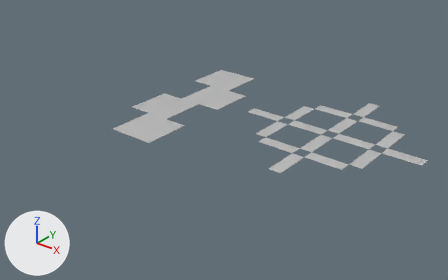
Before and after pictures for a commit that changed the FBX model Assets/Game/Models/Environment/Walls/Holo/Mesh_HoloWalls.fbx.
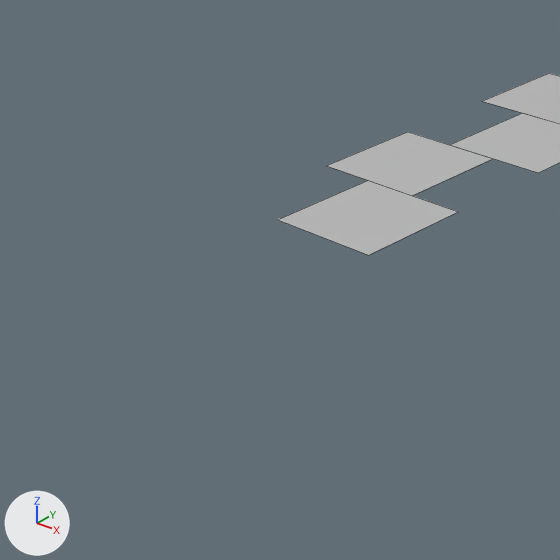
There are two pictures of each version: one whole from a 50 mm lens placed at (21.78, -18.4, 10.13), pointed at (8.95, -2.36, 0.19), one close up on the part from 0% to 50% of the width and 14% to 95% of the height. Arrows for +X, +Y and +Z are at lower left; the lights stay in place. The close-ups show mesh edges as thin lines. Where no turn or scale is listed for an object, it has been applied to the vertices.

In view in the first close-up: 'Holo_Walk'.
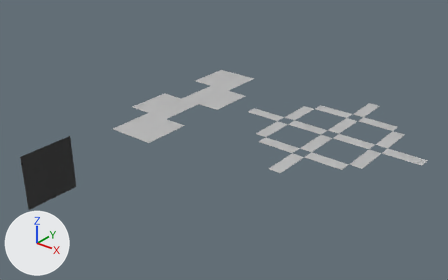
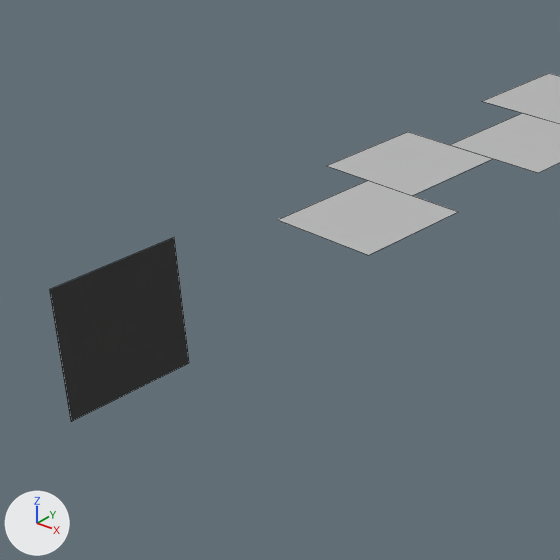
Changed parts and their boxes [x1, y1, x2, y2] in the close-ups (560 x 560 px):
```json
{"object": "Holo_Paw", "change": "added", "after": [50, 238, 189, 422]}
```

Edits to the scene script, one JSON object a line:
```json
{"op": "add", "block": "me_mesh_002", "code": ["me_mesh_002 = bpy.data.meshes.new('Mesh.002')", "me_mesh_002.from_pydata([(0.0, 1.0, -1.0), (0.0, -1.0, -1.0), (0.0, 1.0, -1.0), (0.0, 1.0, 1.0), (0.0, -1.0, 1.0), (0.0, 1.0, 1.0), (0.0, 1.0, -1.0), (0.0, -1.0, -1.0), (0.0, 1.0, -1.0), (0.0, 1.0, 1.0), (0.0, -1.0, 1.0), (0.0, 1.0, 1.0), (0.0, -1.0, 1.0), (0.0, -1.0, -1.0), (0.0, -1.0, 1.0), (0.0, -1.0, -1.0)], [], [(3, 0, 1, 4), (5, 2, 13, 14), (9, 6, 7, 10), (11, 8, 15, 12)])", "me_mesh_002.materials.append(mat_m_holomove)  # grey #bcbcbc"]}
{"op": "add", "block": "ob_holo_paw", "code": ["ob_holo_paw = bpy.data.objects.new('Holo_Paw', me_mesh_002)", "ob_holo_paw.location = (5.69, -7.7, 0.0)"]}
```
